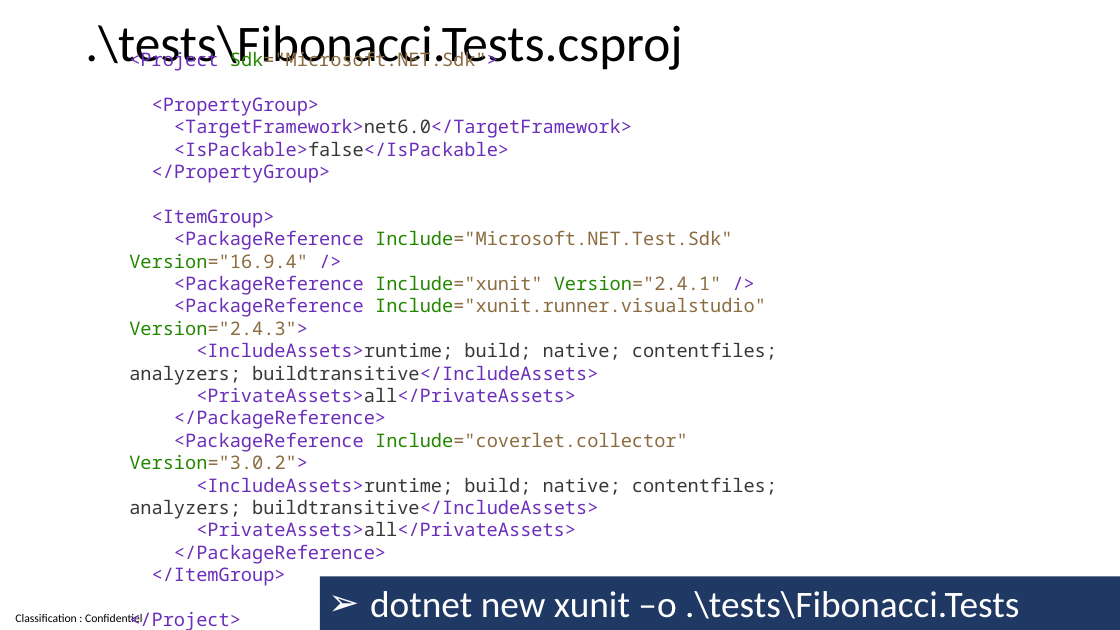
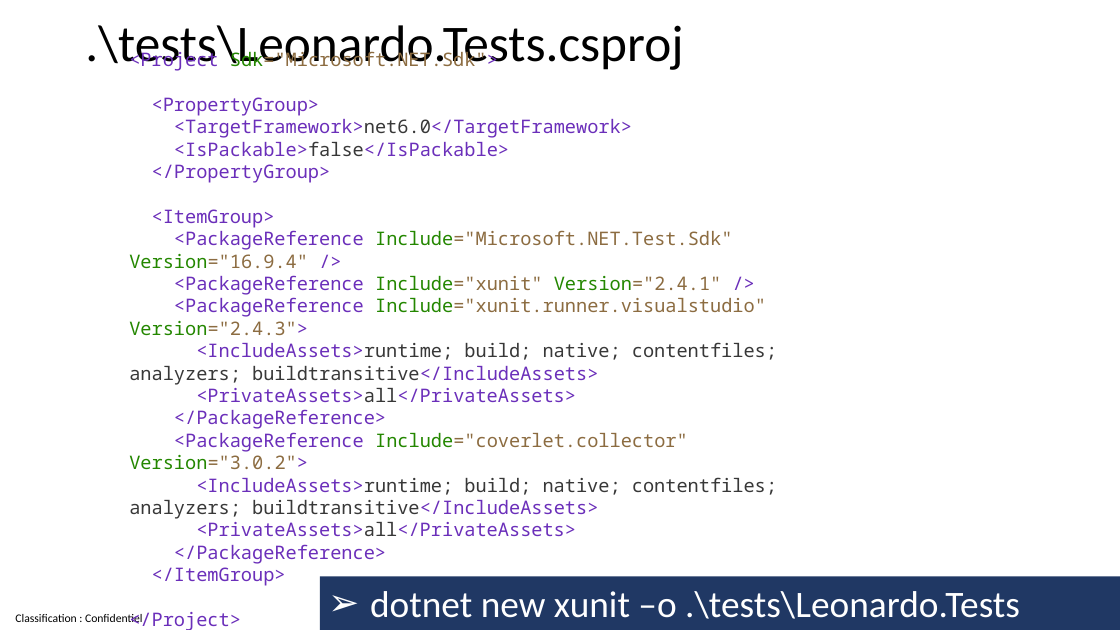
Before and after one commit to guillaume-chervet/course.dotnet, a slide deck: slide 98 of documentations/dotnet6.pptx (slide 97 before the commit). Drawn at 1120x630 pixels with LibreOffice and Linux fonts; fonts in the diff are those of the drawing. Boxes give left, top, right and bottom in pixels: in the first picture for what was removed or moved away, otherwise in the second. Text is boxed around its words. In the diff, an @@ line names an element or a change of style, - is before the commit and + after.

```diff
--- a/documentations/dotnet6.pptx
+++ b/documentations/dotnet6.pptx
@@ title at [85,25,683,71]: text changed @@
-.\tests\Fibonacci.Tests.csproj
+.\tests\Leonardo.Tests.csproj
@@ text in rectangle at [370,591,1020,619]: text changed @@
-➢ dotnet new xunit –o .\tests\Fibonacci.Tests
+➢ dotnet new xunit –o .\tests\Leonardo.Tests
```
Also in this commit, not shown: 25 other slides changed, 1 slide added.
